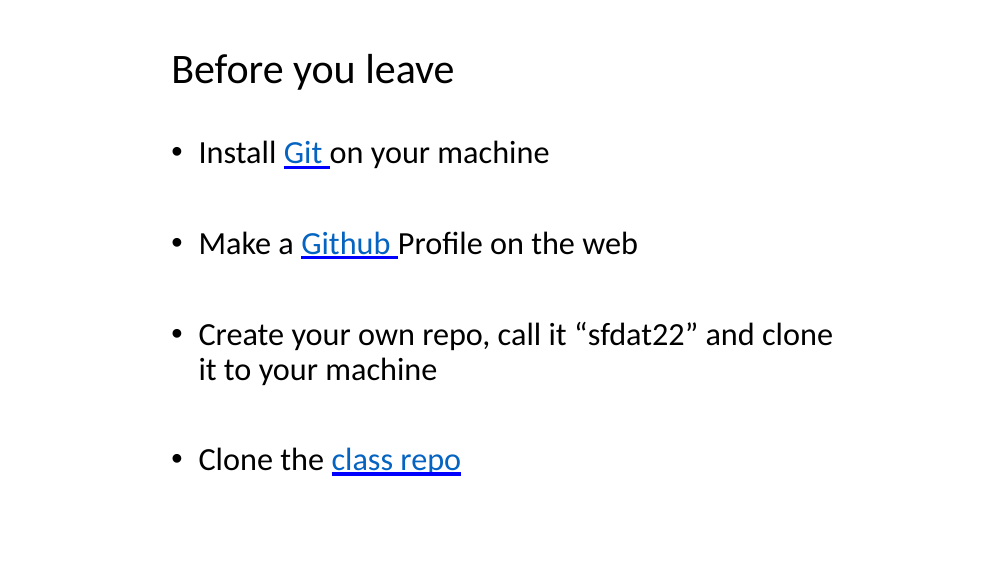
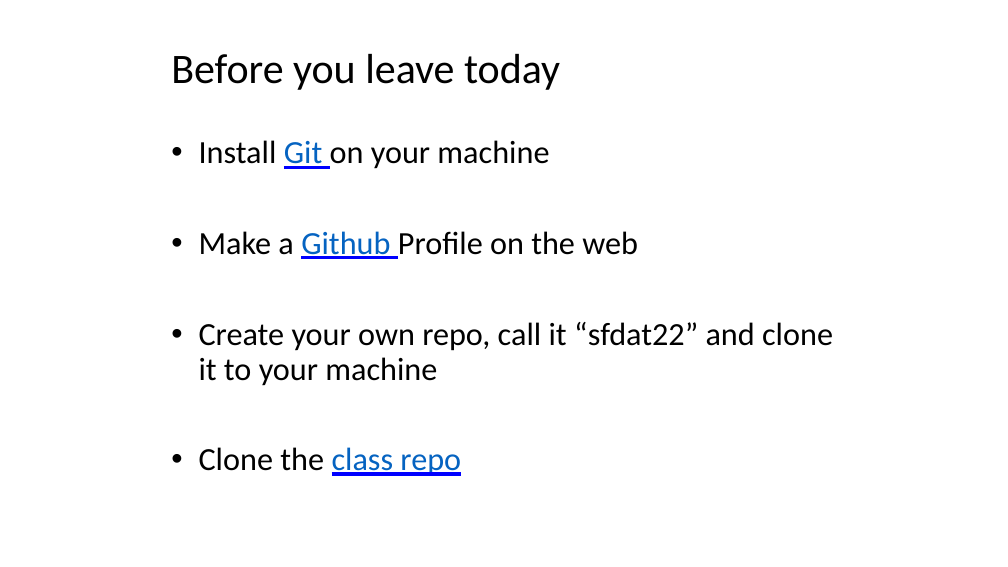
Before and after one commit to sinanuozdemir/sfdat22, a slide deck: slide 32 of slides/02_git.pptx. Drawn at 1008x567 pixels with LibreOffice and Linux fonts; fonts in the diff are those of the drawing. Boxes give left, top, right and bottom in pixels: in the first picture for what was removed or moved away, otherwise in the second. Text is boxed around its words. In the diff, an @@ line names an element or a change of style, - is before the commit and + after.

```diff
--- a/slides/02_git.pptx
+++ b/slides/02_git.pptx
@@ title at (171,54,560,90): text changed @@
-Before you leave
+Before you leave today
```
Also in this commit, not shown: 8 other slides changed, 1 slide added, 2 other files.
